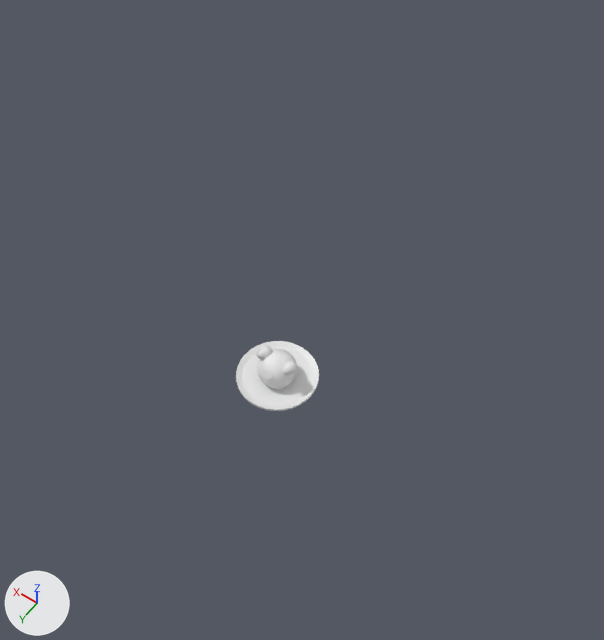
Before and after pictures for a commit that changed the Blender file scenes/frog1.blend.
Before and after are seen from a 50 mm camera at (-23.4, 29.5, 55.0) aimed at (-2.0, -0.5, 7.9). The lights are fixed; the arrows at lower left show +X, +Y and +Z. The older version comes first.

The first picture shows 'Body', 'Lilypad' and 2 more.
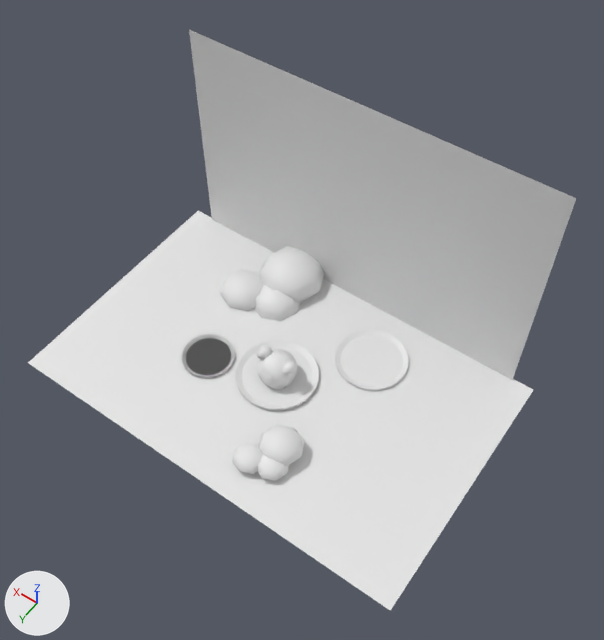
The newer file is also turned or shifted as a whole; pictures and numbers use the older file's frame.

What differs and where, as boxes [x1, y1, x2, y2] in the pictures (604 x 640 px):
'Pond', added: after [28, 211, 533, 611]
'Sky', added: after [189, 30, 576, 380]
'Rock Cluster', added: after [220, 246, 325, 321]
'Lilypad.003', added: after [335, 330, 409, 391]
'Lilypad', moved: before [236, 341, 319, 411]; after [236, 340, 319, 411]
'Rock Cluster.001', added: after [232, 424, 305, 481]
'Lilypad.001', added: after [182, 334, 235, 378]

The change, as a list of edits to the scene's bpy script:
```text
Add mat_material_002:
    mat_material_002 = principled_material('Material.002')
    mat_material_002.base_color = (0.8, 0.8, 0.8)  # white #e7e7e7
Add mat_material_001:
    mat_material_001 = principled_material('Material.001')
    mat_material_001.base_color = (0.8, 0.8, 0.8)  # white #e7e7e7
Add me_cylinder_003:
    me_cylinder_003.from_pydata(...)  # 96 vertices, 66 faces; spans x -1.0..1.0, y -1.0..1.0, z -0.64..0.66
    me_cylinder_003.materials.append(mat_material_002)  # white #e7e7e7
Add me_roundcube_005:
    me_roundcube_005.from_pydata(...)  # 78 vertices, 72 faces; spans x -1.57..1.03, y -1.0..1.84, z -1.13..1.0
    me_roundcube_005.polygons.foreach_set('use_smooth', [True] * 72)
Add me_roundcube_004:
    me_roundcube_004.from_pydata(...)  # 78 vertices, 72 faces; spans x -1.57..1.03, y -1.0..1.84, z -1.13..1.0
    me_roundcube_004.polygons.foreach_set('use_smooth', [True] * 72)
Add me_cylinder_001:
    me_cylinder_001.from_pydata(...)  # 96 vertices, 66 faces; spans x -1.0..1.0, y -1.0..1.0, z -0.64..0.66
    me_cylinder_001.materials.append(mat_material_002)  # white #e7e7e7
Add me_plane_001:
    me_plane_001.from_pydata([(-1.0, -1.0, 0.0), (1.0, -1.0, 0.0), (-1.0, 1.0, 0.0), (1.0, 1.0, 0.0)], [], [(0, 1, 3, 2)])
    me_plane_001.materials.append(mat_material_001)  # white #e7e7e7
Add me_plane:
    me_plane.from_pydata([(-1.0, -1.0, 0.0), (1.0, -1.0, 0.0), (-1.0, 1.0, 0.0), (1.0, 1.0, 0.0)], [], [(0, 1, 3, 2)])
    me_plane.materials.append(mat_material_001)  # white #e7e7e7
Change ob_lilypad:
    ob_lilypad.location: (0.0, 0.0, -0.13) -> (0.0, 0.0, -0.06)
Add ob_lilypad_003:
    ob_lilypad_003 = bpy.data.objects.new('Lilypad.003', me_cylinder_003)
    ob_lilypad_003.location = (-5.28, -5.66, -0.17)
    ob_lilypad_003.rotation_euler = (0.0, 0.0, 3.142)  # degrees (0, 0, 180)
    ob_lilypad_003.scale = (-2.94, -2.94, -0.135)
Add ob_rock_cluster_001:
    ob_rock_cluster_001 = bpy.data.objects.new('Rock Cluster.001', me_roundcube_005)
    ob_rock_cluster_001.location = (-3.3, 5.36, 0.65)
    ob_rock_cluster_001.rotation_euler = (0.0, 0.0, 0.0656)  # degrees (0, 0, 3.8)
    ob_rock_cluster_001.scale = (1.77, 1.77, 1.19)
Add ob_rock_cluster:
    ob_rock_cluster = bpy.data.objects.new('Rock Cluster', me_roundcube_004)
    ob_rock_cluster.location = (6.59, -8.67, 0.48)
    ob_rock_cluster.scale = (2.96, 2.96, 1.98)
Add ob_lilypad_001:
    ob_lilypad_001 = bpy.data.objects.new('Lilypad.001', me_cylinder_001)
    ob_lilypad_001.location = (5.66, 1.73, -0.17)
    ob_lilypad_001.rotation_euler = (0.0, 0.0, 3.142)  # degrees (0, 0, 180)
    ob_lilypad_001.scale = (-2.15, -2.15, -0.099)
Add ob_sky:
    ob_sky = bpy.data.objects.new('Sky', me_plane_001)
    ob_sky.location = (0.0, -10.52, 9.32)
    ob_sky.rotation_euler = (-1.573, 0.0, 0.0)  # degrees (-90, 0, 0)
    ob_sky.scale = (-15.4, -10.1, -15.4)
Add ob_pond:
    ob_pond = bpy.data.objects.new('Pond', me_plane)
    ob_pond.location = (0.0, -0.03, -0.34)
    ob_pond.scale = (17.2, 10.7, 10.7)
```
